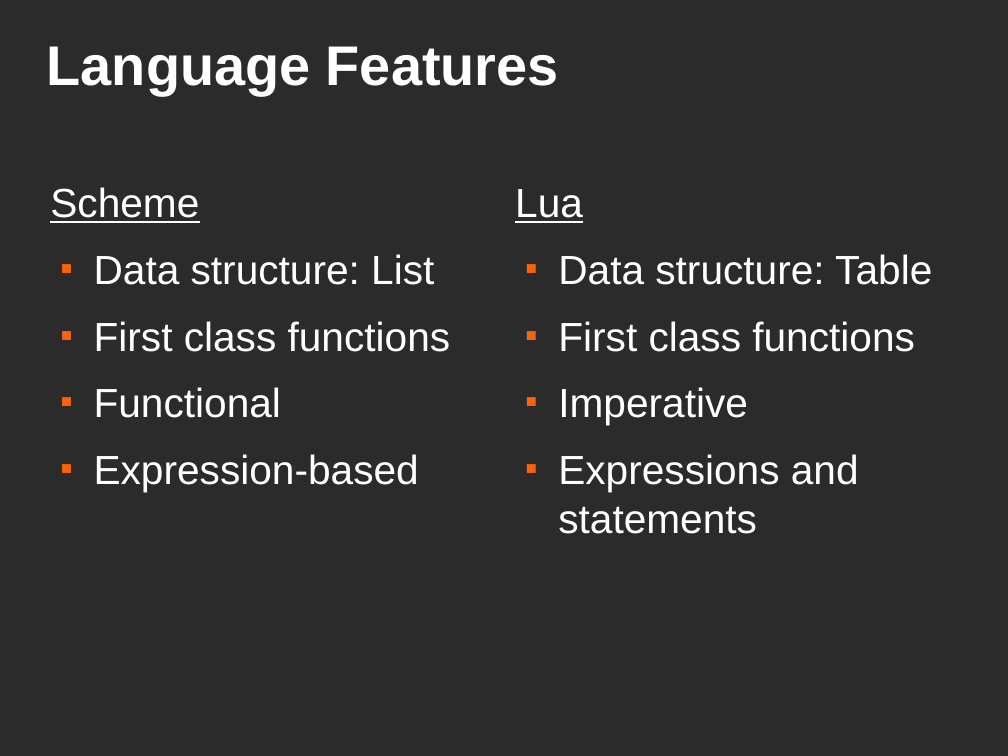
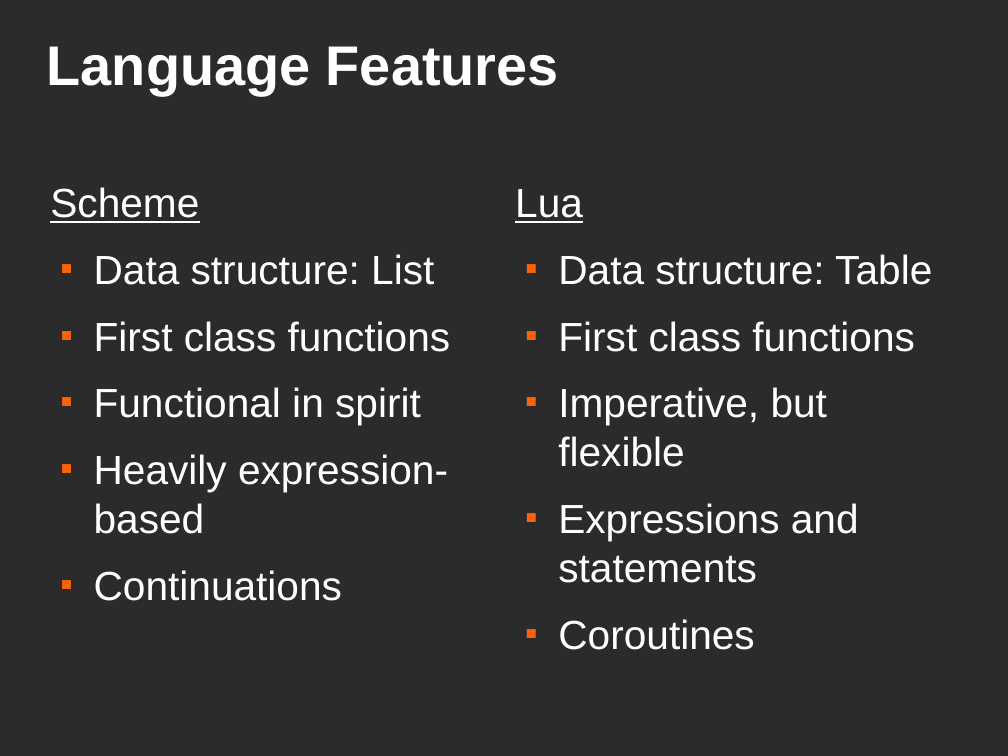
Before and after one commit to Dockheas23/scheme2lua, a slide deck: slide 4 of OpenDaySlides.odp (slide 3 before the commit). Drawn at 1008x756 pixels with LibreOffice and Linux fonts; fonts in the diff are those of the drawing; background and template pictures are left out; a plain dark background stands for a picture behind light text. Boxes give left, top, right and bottom in pixels: in the first picture for what was removed or moved away, otherwise in the second. Text is boxed around its words. In the diff, an @@ line names an element or a change of style, - is before the commit and + after.

```diff
--- a/OpenDaySlides.odp
+++ b/OpenDaySlides.odp
@@ text at <box>94,387,448,601</box>: text changed @@
-■ Functional
-■ Expression-based
+■ Functional in spirit
+■ Heavily expression-based
+■ Continuations
@@ text at <box>558,387,827,467</box>: text changed @@
-■ Imperative
+■ Imperative, but flexible
@@ text at <box>558,619,754,650</box>: paragraph added @@
+■ Coroutines
```
Also in this commit, not shown: 2 other slides changed, 1 slide added.
